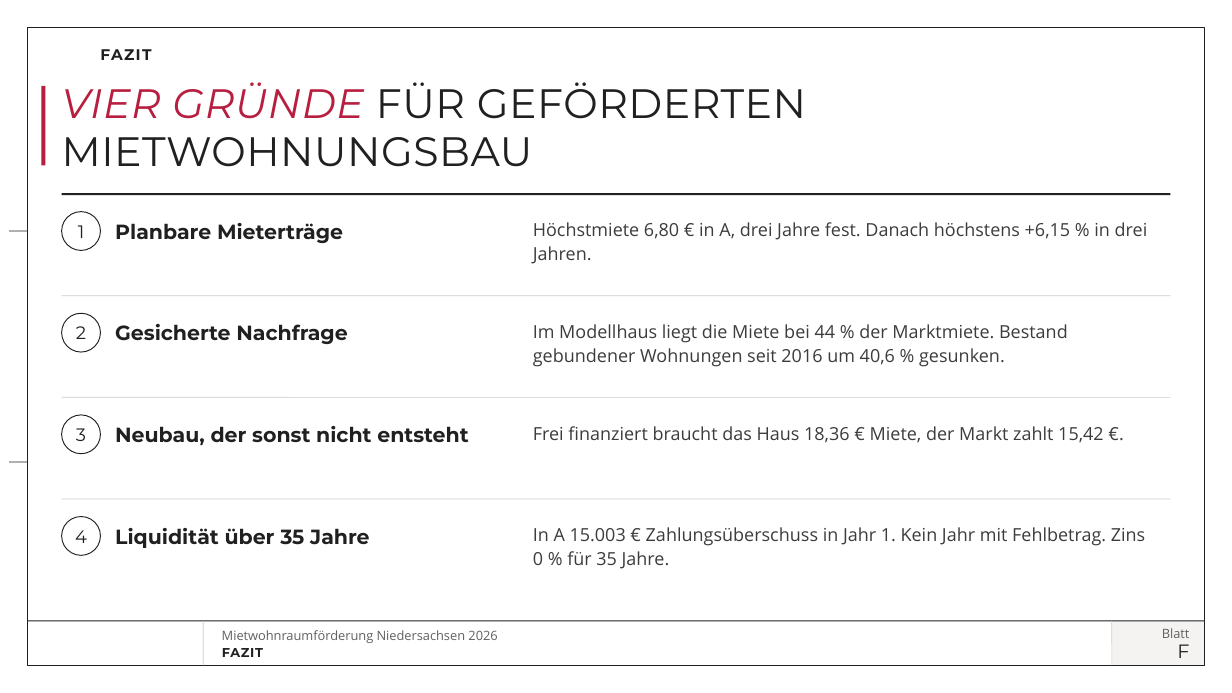
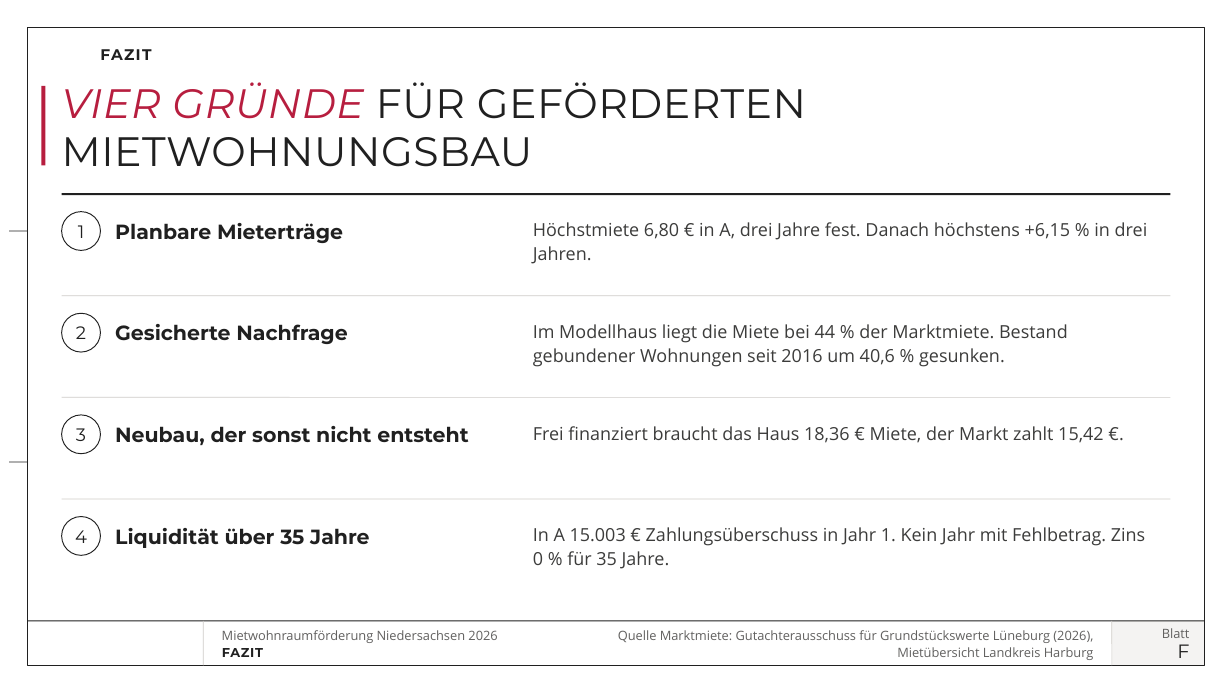
Before and after one commit to vgedaschko/NBank, a slide deck: slide 7 of konzepte/neu/schritt-2/dist/schritt-2.pptx (slide 5 before the commit). Drawn at 1232x693 pixels with LibreOffice and Linux fonts; fonts in the diff are those of the drawing; background and template pictures are left out. Boxes give left, top, right and bottom in pixels: in the first picture for what was removed or moved away, otherwise in the second. Text is boxed around its words. In the diff, an @@ line names an element or a change of style, - is before the commit and + after.

```diff
--- a/konzepte/neu/schritt-2/dist/schritt-2.pptx
+++ b/konzepte/neu/schritt-2/dist/schritt-2.pptx
@@ text added at [618, 630, 1094, 660], 10 pt, text #626160 @@
+Quelle Marktmiete: Gutachterausschuss für Grundstückswerte Lüneburg (2026),
+Mietübersicht Landkreis Harburg
```
Also in this commit, not shown: 4 other slides changed, 2 slides added, 22 other files.
